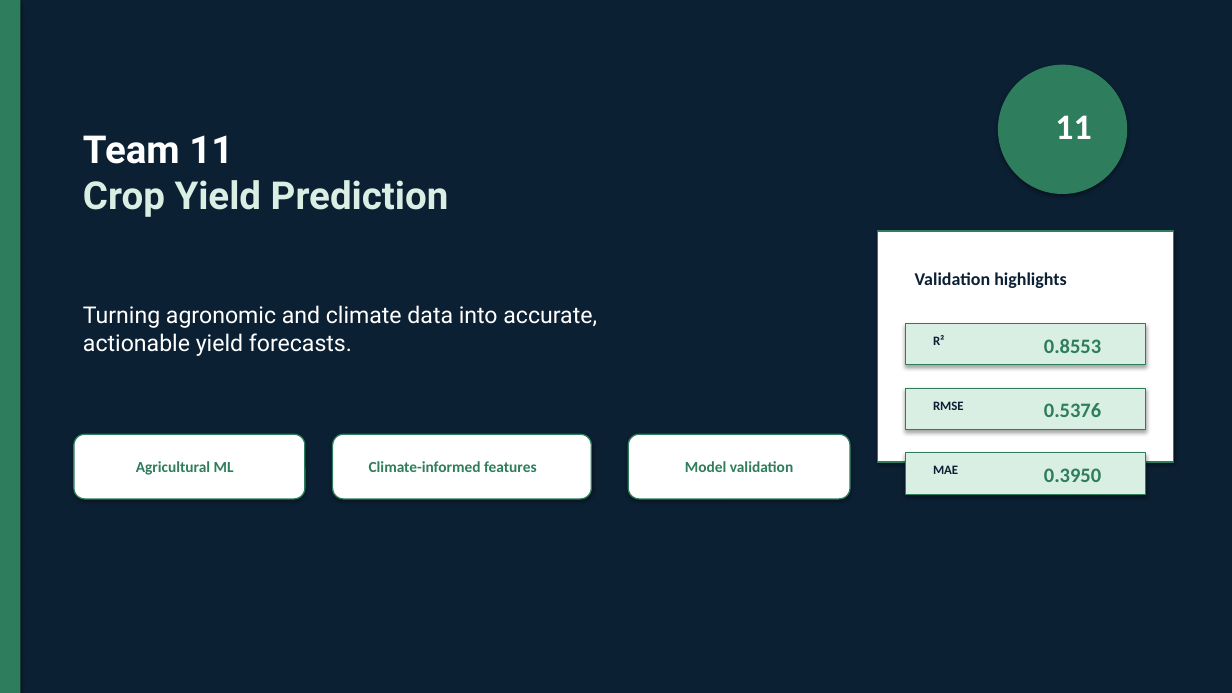
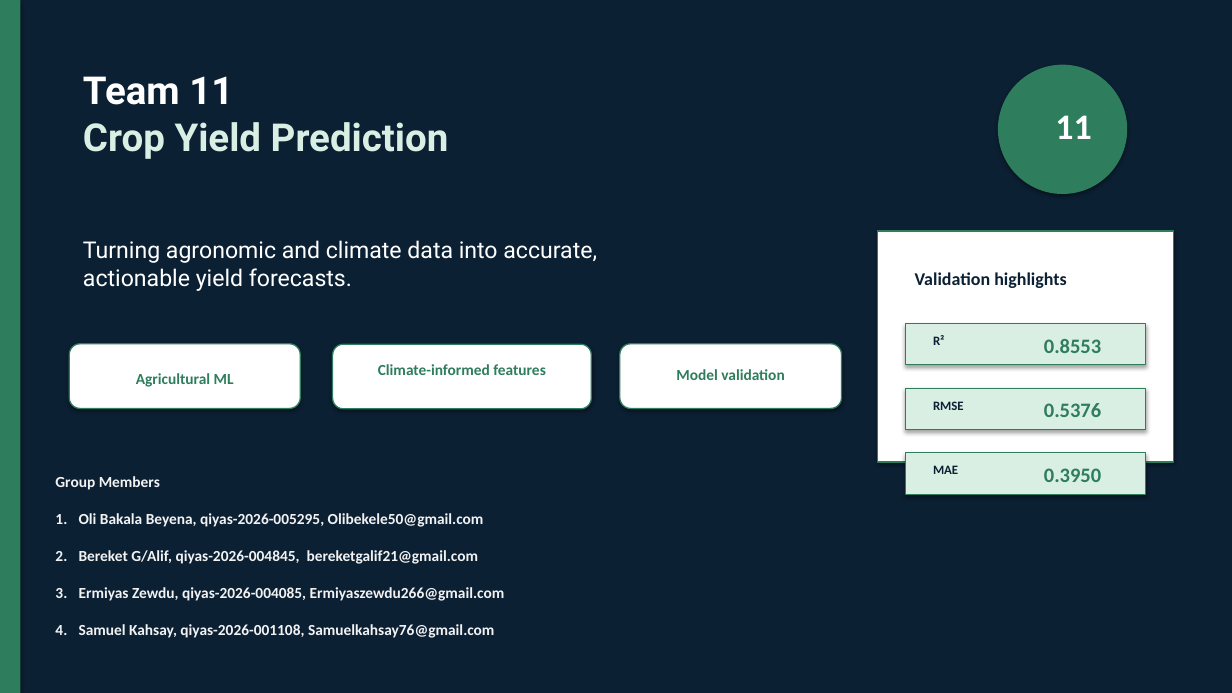
Before and after one commit to ethioel/team-11, a slide deck: slide 1 of presentation/team_11_presentation.pptx. Drawn at 1232x693 pixels with LibreOffice and Linux fonts; fonts in the diff are those of the drawing. Boxes give left, top, right and bottom in pixels: in the first picture for what was removed or moved away, otherwise in the second. Text is boxed around its words. In the diff, an @@ line names an element or a change of style, - is before the commit and + after.

Commit message:
Refresh team presentation
Updated the Team 11 presentation deck with the latest presentation content and revised slide materials. This change aligns the deck with the current project status and prepares it for final presentation delivery.

```diff
--- a/presentation/team_11_presentation.pptx
+++ b/presentation/team_11_presentation.pptx
@@ text "Team 11": place and size @@
-text "Team 11" at (83,135,449,217)
+text "Team 11" at (83,76,449,159)
@@ text "Turning agronomic and climate data ...": place and size @@
-text "Turning agronomic and climate data ..." at (83,305,597,356)
+text "Turning agronomic and climate data ..." at (83,240,597,291)
@@ rounded rectangle: place and size @@
-rounded rectangle at (74,434,305,499)
+rounded rectangle at (69,344,300,409)
@@ rounded rectangle: place and size @@
-rounded rectangle at (333,434,592,499)
+rounded rectangle at (333,345,592,409)
@@ text "Climate-informed features": place and size @@
-text "Climate-informed features" at (369,461,537,472)
+text "Climate-informed features" at (378,364,546,375)
@@ rounded rectangle: place and size @@
-rounded rectangle at (628,434,850,499)
+rounded rectangle at (620,344,842,409)
@@ text "Agricultural ML": place and size @@
-text "Agricultural ML" at (136,461,234,475)
+text "Agricultural ML" at (136,373,234,387)
@@ text "Model validation": place and size @@
-text "Model validation" at (685,461,793,472)
+text "Model validation" at (676,369,784,380)
@@ text added at (55,476,505,638), 12 pt, text #F2F2F2, bold @@
+Group Members
+1. Oli Bakala Beyena, qiyas-2026-005295, Olibekele50@gmail.com
+2. Bereket G/Alif, qiyas-2026-004845, bereketgalif21@gmail.com
+3. Ermiyas Zewdu, qiyas-2026-004085, Ermiyaszewdu266@gmail.com
+4. Samuel Kahsay, qiyas-2026-001108, Samuelkahsay76@gmail.com
```
